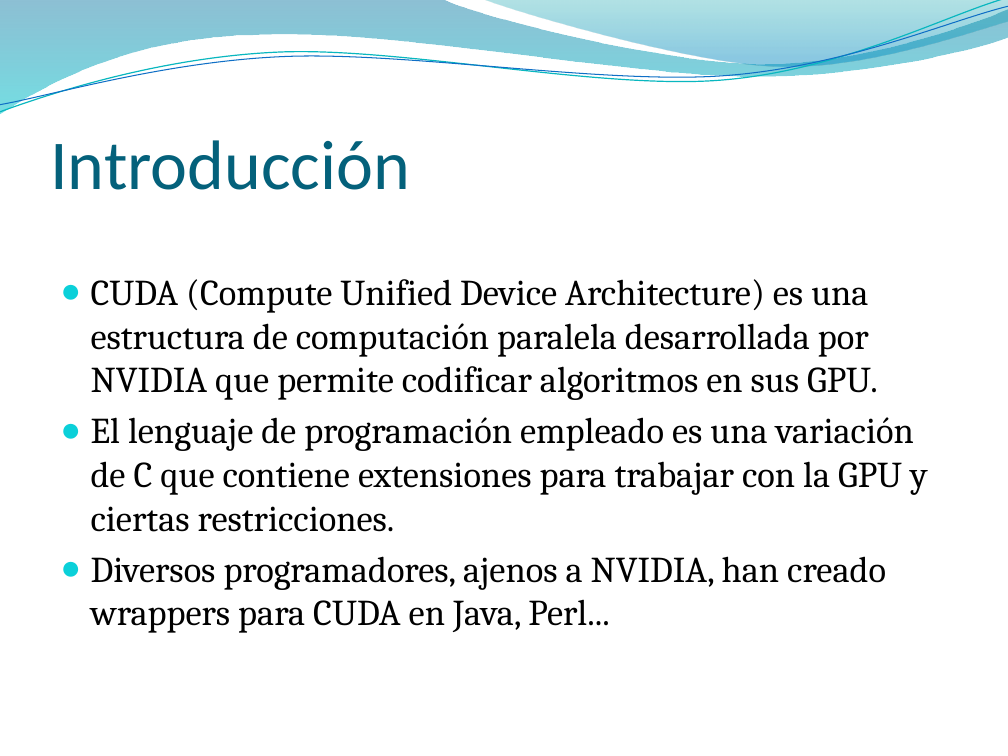
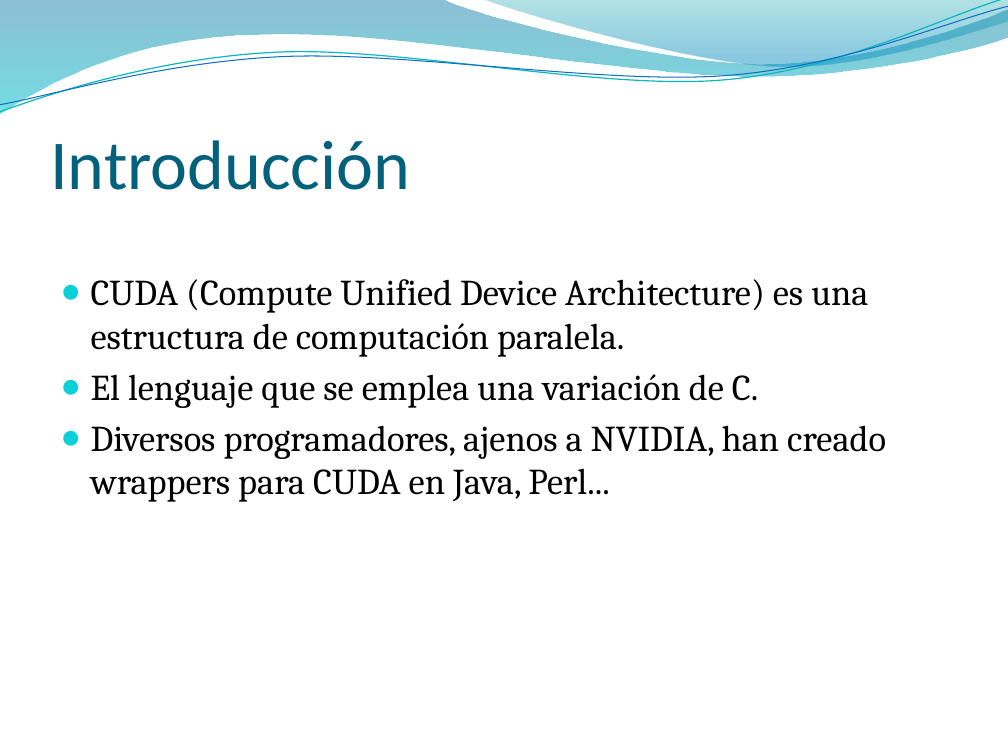
Before and after one commit to vinaygaba/pycuda-filters, a slide deck: slide 3 of out/presentacion/presentacionTAD.pptx. Drawn at 1008x756 pixels with LibreOffice and Linux fonts; fonts in the diff are those of the drawing; background and template pictures are left out. Boxes give left, top, right and bottom in pixels: in the first picture for what was removed or moved away, otherwise in the second. Text is boxed around its words. In the diff, an @@ line names an element or a change of style, - is before the commit and + after.

```diff
--- a/out/presentacion/presentacionTAD.pptx
+++ b/out/presentacion/presentacionTAD.pptx
@@ text at box(91, 279, 868, 408): text changed @@
-● CUDA (Compute Unified Device Architecture) es una estructura de computación paralela desarrollada por NVIDIA que permite codificar algoritmos en sus GPU.
-● El lenguaje de programación empleado es una variación de C que contiene extensiones para trabajar con la GPU y ciertas restricciones.
+● CUDA (Compute Unified Device Architecture) es una estructura de computación paralela.
+● El lenguaje que se emplea una variación de C.
```
Also in this commit, not shown: 2 other slides changed, 7 slides added.
